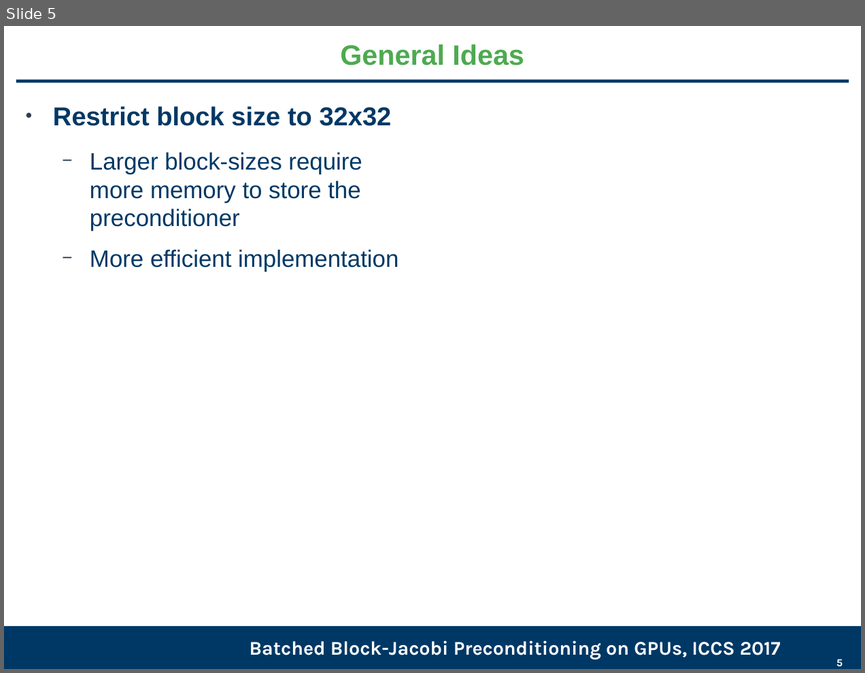
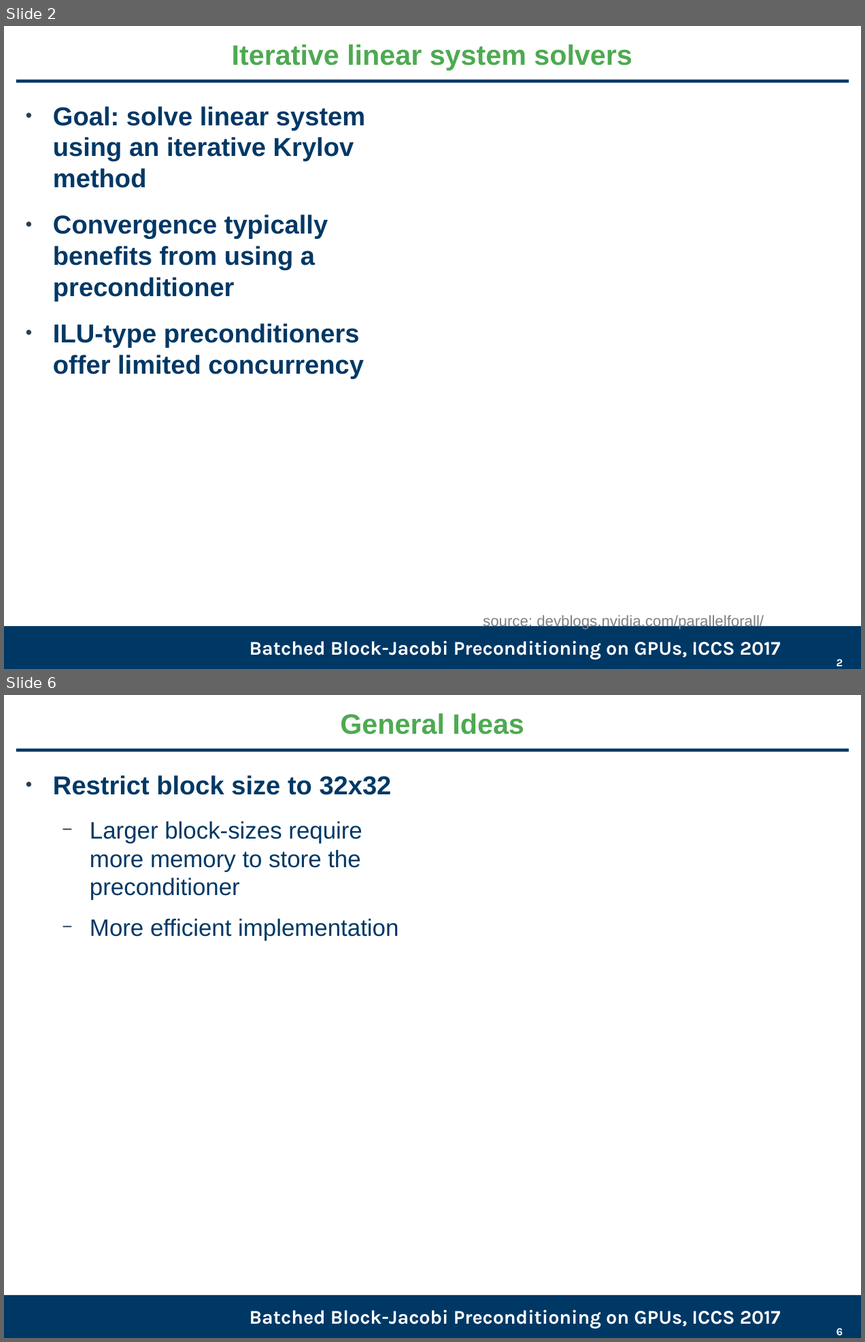
Before and after one commit to gflegar/talks, a slide deck: iccs_2017/slides.odp. Shown one above the other, each under a label of ours: slide 5 before the commit, slides 2 and 6 after it; the slides between them are not shown. The pictures are 865x673 and 865x1342 pixels, drawn with LibreOffice and Linux fonts; fonts in the diff are those of the drawing; background and template pictures are left out. Boxes give left, top, right and bottom in pixels: in the first picture for what was removed or moved away, otherwise in the second. Text is boxed around its words. In the diff, an @@ line names an element or a change of style, - is before the commit and + after.

```diff
--- a/iccs_2017/slides.odp
+++ b/iccs_2017/slides.odp
@@ slide 2 added at (x1=4, y1=26, x2=861, y2=669), background #FFFFFF; not listed: 2 template elements that a slide beside it also shows @@
@@ title added at (x1=232, y1=44, x2=632, y2=70), 26 pt, text #4DAA50, bold @@
+Iterative linear system solvers
@@ text added at (x1=53, y1=106, x2=365, y2=379), 24 pt, text #003865, bold @@
+● Goal: solve linear system using an iterative Krylov method
+● Convergence typically benefits from using a preconditioner
+● ILU-type preconditioners offer limited concurrency
@@ text added at (x1=483, y1=614, x2=764, y2=630), 14 pt, text #808080 @@
+source: devblogs.nvidia.com/parallelforall/
@@ text added at (x1=249, y1=640, x2=781, y2=659), 18 pt, text #FFFFFF, bold @@
+Batched Block-Jacobi Preconditioning on GPUs, ICCS 2017
@@ page number added at (x1=836, y1=658, x2=843, y2=666), 10 pt, text #FFFFFF, bold @@
+2
@@ what was slide 5 is now slide 6 @@
```
Also in this commit, not shown: 6 slides changed, 2 slides removed.
